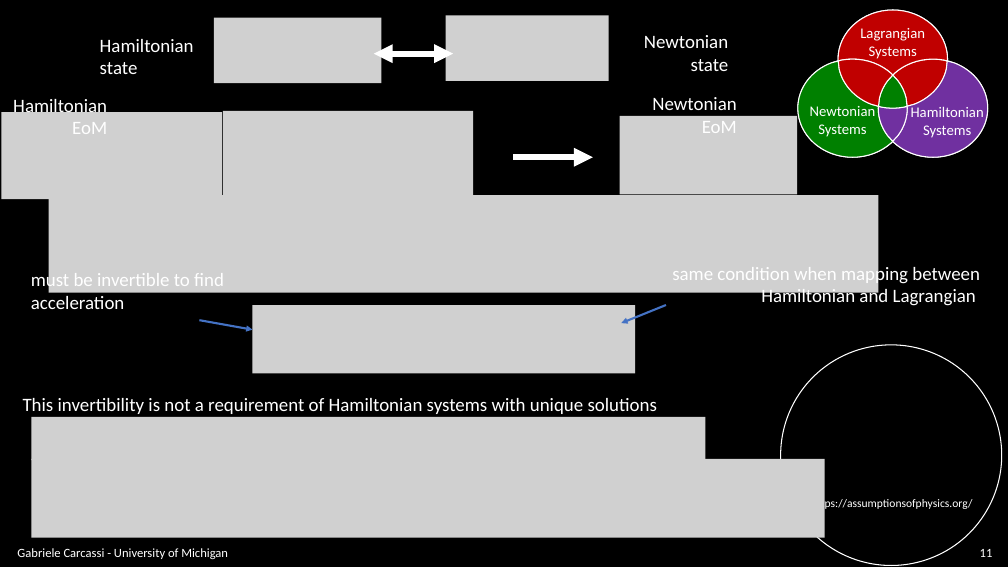
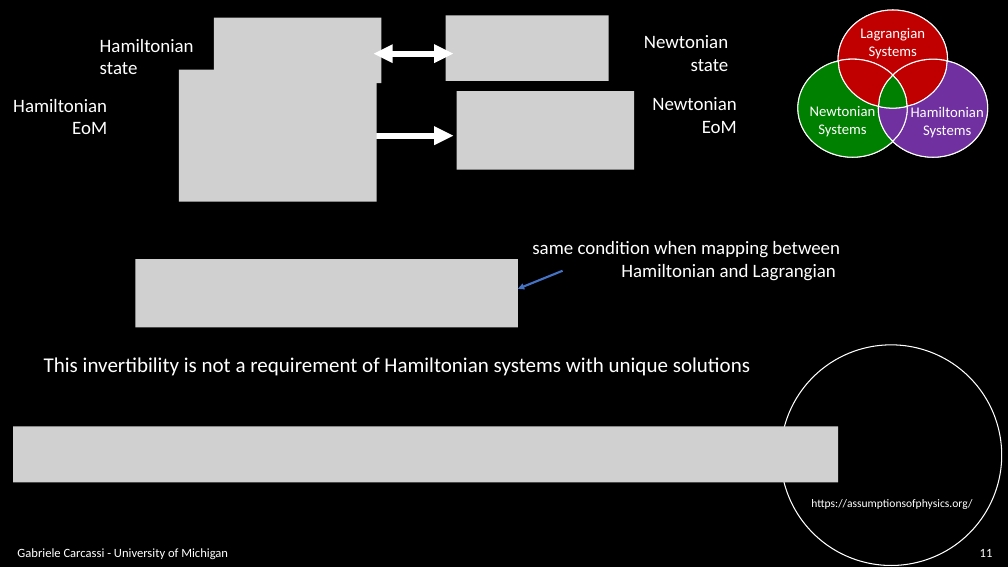
Before and after one commit to assumptionsofphysics/slides, a slide deck: slide 11 of BookCompanions-v2/RP-Class-1.pptx. Drawn at 1008x567 pixels with LibreOffice and Linux fonts; fonts in the diff are those of the drawing; grey boxes stand for pictures; background and template pictures are left out. Boxes give left, top, right and bottom in pixels: in the first picture for what was removed or moved away, otherwise in the second. Text is boxed around its words. In the diff, an @@ line names an element or a change of style, - is before the commit and + after.

```diff
--- a/BookCompanions-v2/RP-Class-1.pptx
+++ b/BookCompanions-v2/RP-Class-1.pptx
@@ picture: place and size @@
-picture at [223,111,473,200]
+picture at [179,70,377,202]
@@ picture removed at [2,112,222,199] @@
@@ picture added at [457,91,634,170] @@
@@ picture removed at [620,116,798,194] @@
@@ arrow moved from (513, 157) - (593, 157) to (374, 135) - (453, 135) @@
@@ picture removed at [48,195,878,293] @@
@@ text "same condition when mapping between ..." rewrapped from [672,264,980,308] to [532,241,840,281] @@
@@ picture added at [135,259,518,327] @@
@@ text removed at [31,271,224,309] @@
-must be invertible to find acceleration
@@ arrow moved from (666, 305) - (622, 323) to (563, 271) - (518, 289) @@
@@ arrow removed from (200, 321) to (253, 330) @@
@@ picture removed at [253,305,635,373] @@
@@ text "This invertibility is not a ...": place and size @@
-text "This invertibility is not a ..." at [23,398,657,414]
+text "This invertibility is not a ..." at [44,357,750,376]
@@ text "This invertibility is not a ..." at [44,357,750,376]: size 18 to 20 pt; line spacing 2 to 1 @@
@@ picture: place and size @@
-picture at [31,417,706,461]
+picture at [13,426,838,482]
@@ picture removed at [31,459,825,538] @@
```
Also in this commit, not shown: 9 other slides changed, 1 slide added.
